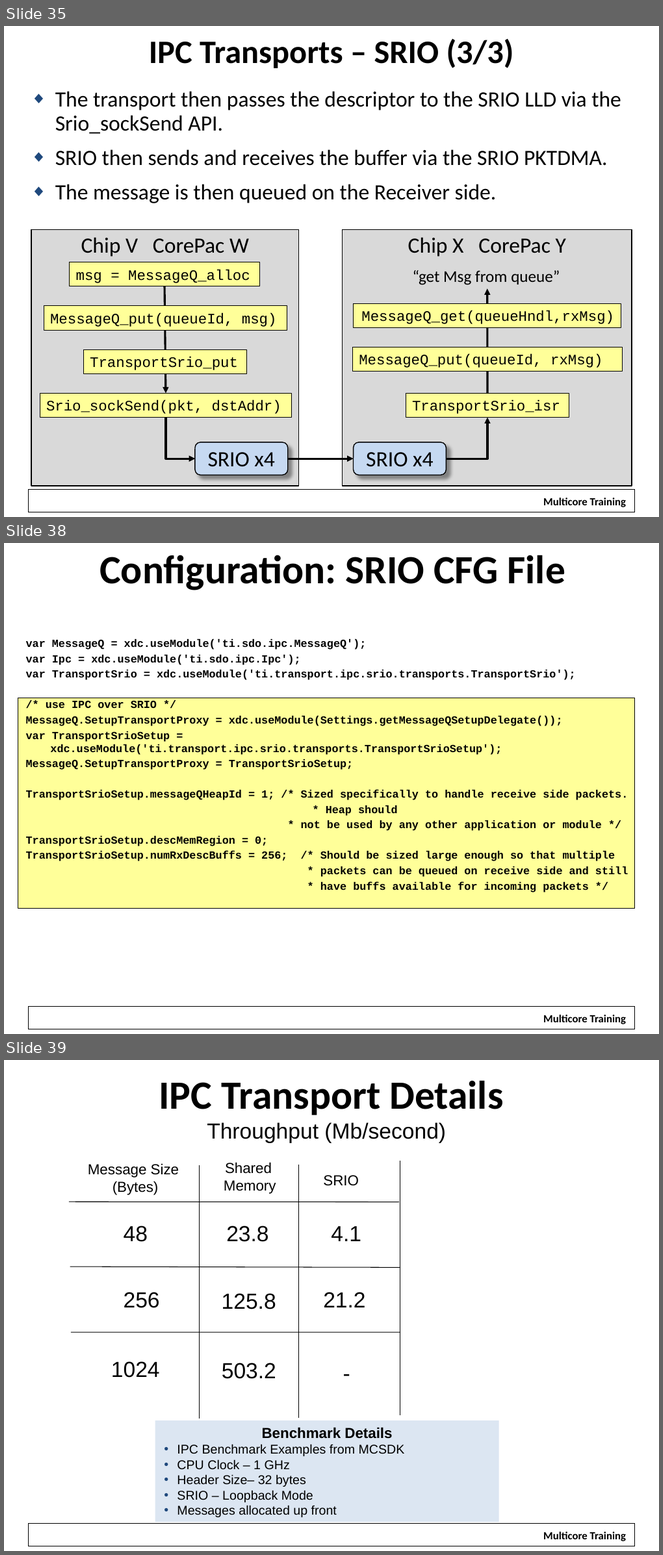
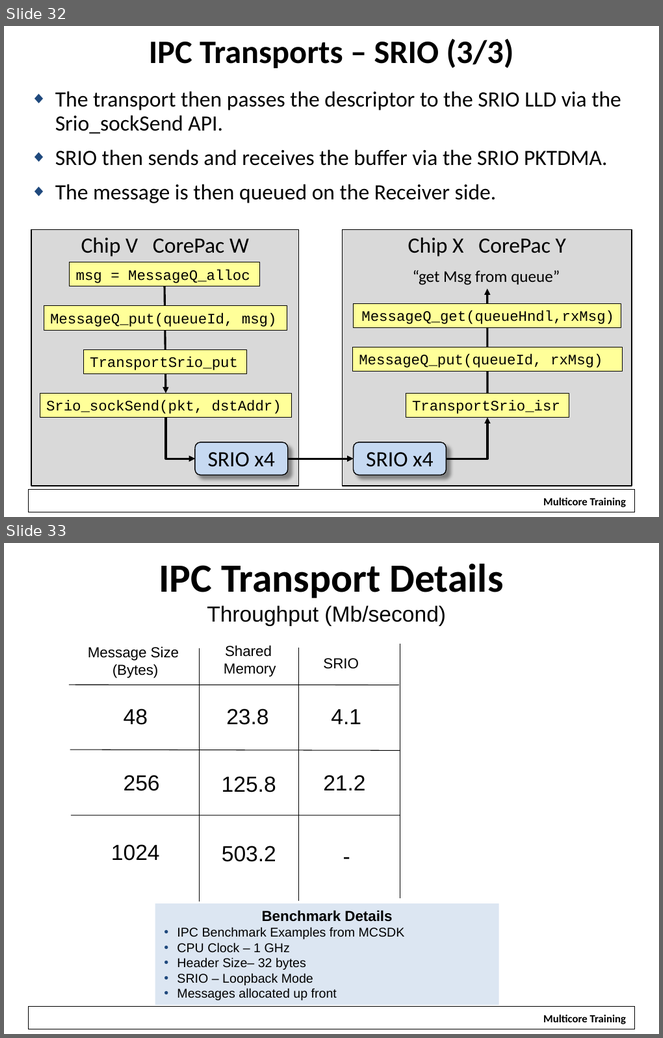
Before and after one commit to hari1989/keystone-workshop, a slide deck: preliminary/Working/presentations/KeyStoneII_ IPC.pptx. Shown one above the other, each under a label of ours: slides 35, 38 and 39 before the commit, slides 32 and 33 after it; the slides between them are not shown. The pictures are 663x1555 and 663x1038 pixels, drawn with LibreOffice and Linux fonts; fonts in the diff are those of the drawing; background and template pictures are left out. Boxes give left, top, right and bottom in pixels: in the first picture for what was removed or moved away, otherwise in the second. Text is boxed around its words. In the diff, an @@ line names an element or a change of style, - is before the commit and + after.

```diff
--- a/preliminary/Working/presentations/KeyStoneII_ IPC.pptx
+++ b/preliminary/Working/presentations/KeyStoneII_ IPC.pptx
@@ slide 38 removed at [4, 543, 659, 1034], background #FFFFFF; not listed: 2 template elements that a slide beside it also shows @@
@@ title removed at [100, 555, 566, 590] @@
-Configuration: SRIO CFG File
@@ text removed at [26, 639, 629, 893] @@
-var MessageQ = xdc.useModule('ti.sdo.ipc.MessageQ');
-var Ipc = xdc.useModule('ti.sdo.ipc.Ipc');
-var TransportSrio = xdc.useModule('ti.transport.ipc.srio.transports.TransportSrio');
-/* use IPC over SRIO */
-MessageQ.SetupTransportProxy = xdc.useModule(Settings.getMessageQSetupDelegate());
-var TransportSrioSetup = xdc.useModule('ti.transport.ipc.srio.transports.TransportSrioSetup');
-MessageQ.SetupTransportProxy = TransportSrioSetup;
-TransportSrioSetup.messageQHeapId = 1; /* Sized specifically to handle receive side packets.
-* Heap should
-* not be used by any other application or module */
-TransportSrioSetup.descMemRegion = 0;
-TransportSrioSetup.numRxDescBuffs = 256; /* Should be sized large enough so that multiple
-* packets can be queued on receive side and still
-* have buffs available for incoming packets */
@@ rectangle removed at [18, 698, 635, 909] @@
@@ what was slide 35 is now slide 32 @@
@@ what was slide 39 is now slide 33 @@
```
Also in this commit, not shown: 4 slides changed, 11 slides added, 10 other slides removed.
